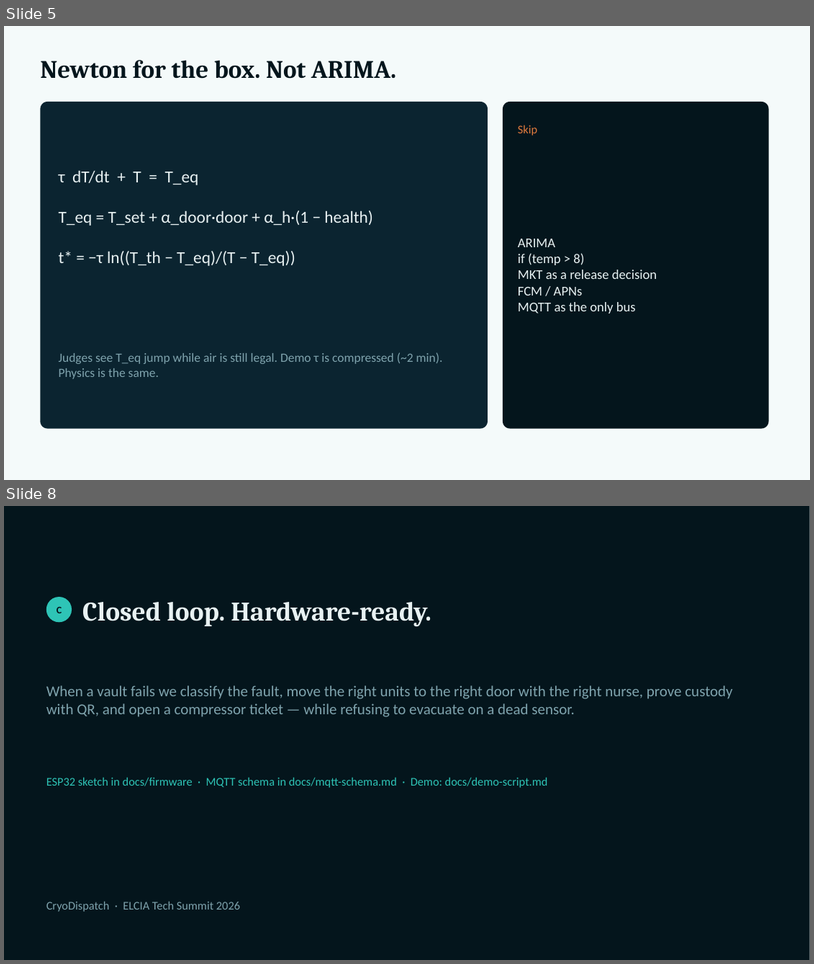
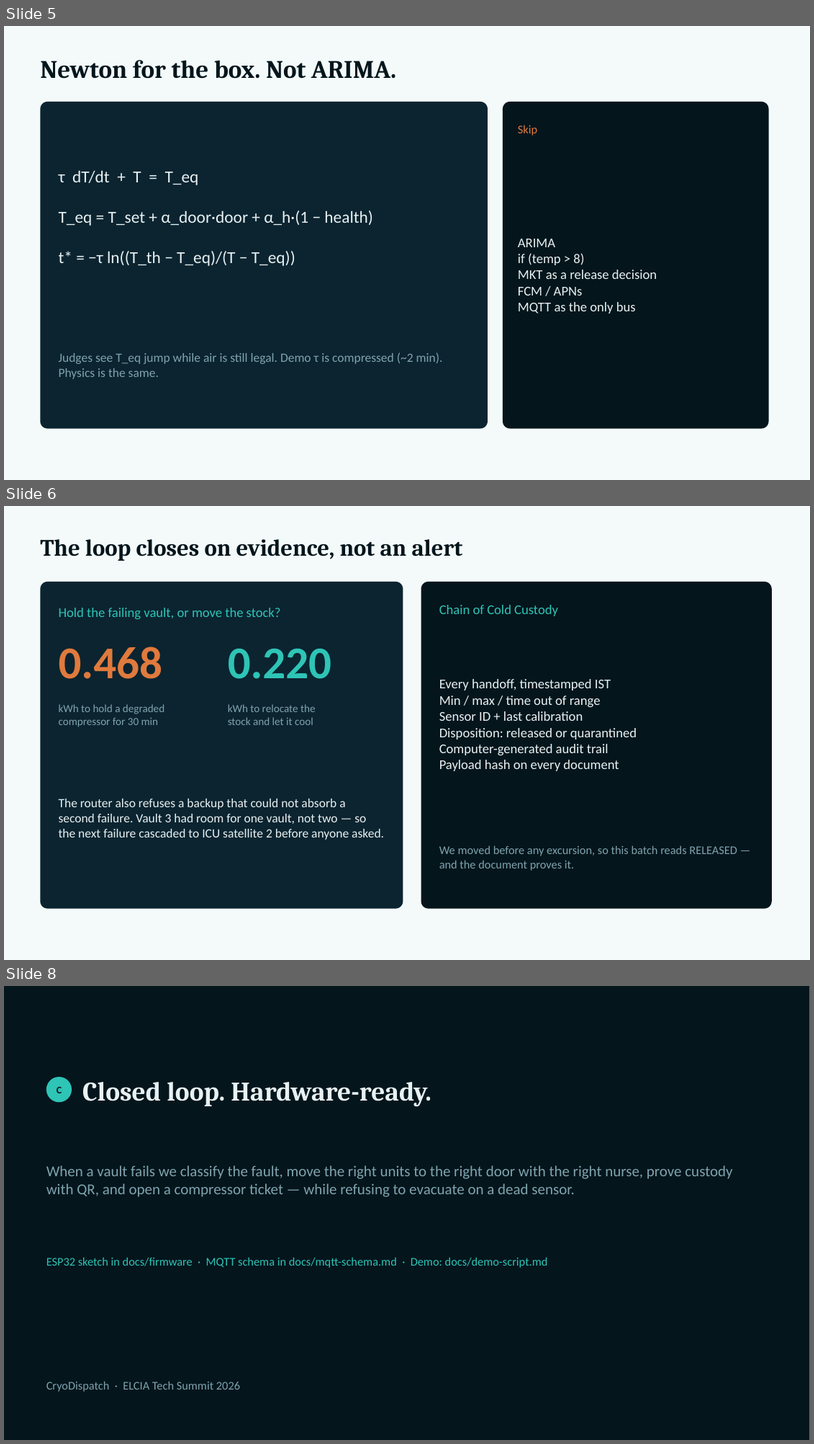
Before and after one commit to hafizsaab72/cryodispatch, a slide deck: docs/pitch/CryoDispatch.pptx. Shown one above the other, each under a label of ours: slides 5 and 8 before the commit, slides 5, 6 and 8 after it; the slides between them are not shown. The pictures are 814x964 and 814x1444 pixels, drawn with LibreOffice and Linux fonts; fonts in the diff are those of the drawing. Boxes give left, top, right and bottom in pixels: in the first picture for what was removed or moved away, otherwise in the second. Text is boxed around its words. In the diff, an @@ line names an element or a change of style, - is before the commit and + after.

```diff
--- a/docs/pitch/CryoDispatch.pptx
+++ b/docs/pitch/CryoDispatch.pptx
@@ slide 6 added at bbox=[4, 506, 810, 960], background #FFFFFF @@
@@ rectangle added at bbox=[4, 506, 810, 960], fill #F4FAFA @@
@@ text added at bbox=[40, 539, 463, 561], 28 pt, text #04151C, bold @@
+The loop closes on evidence, not an alert
@@ rounded rectangle added at bbox=[40, 582, 404, 908], fill #0B2430 @@
@@ rounded rectangle added at bbox=[422, 582, 772, 908], fill #04151C @@
@@ text added at bbox=[59, 608, 281, 619], 16 pt, text #2EC4B6 @@
+Hold the failing vault, or move the stock?
@@ text added at bbox=[440, 605, 558, 616], 16 pt, text #2EC4B6 @@
+Chain of Cold Custody
@@ text added at bbox=[59, 646, 162, 679], 54 pt, text #E07A3D, bold @@
+0.468
@@ text added at bbox=[228, 648, 332, 679], 54 pt, text #2EC4B6, bold @@
+0.220
@@ text added at bbox=[440, 679, 637, 771], 16 pt, text #E8F1F2 @@
+Every handoff, timestamped IST
+Min / max / time out of range
+Sensor ID + last calibration
+Disposition: released or quarantined
+Computer-generated audit trail
+Payload hash on every document
@@ text added at bbox=[59, 704, 165, 727], 13 pt, text #7FA3AD @@
+kWh to hold a degraded
+compressor for 30 min
@@ text added at bbox=[228, 704, 316, 725], 13 pt, text #7FA3AD @@
+kWh to relocate the
+stock and let it cool
@@ text added at bbox=[59, 798, 384, 839], 15 pt, text #E8F1F2 @@
+The router also refuses a backup that could not absorb a second failure. Vault 3 had room for one vault, not two — so the next failure cascaded to ICU satellite 2 before anyone asked.
@@ text added at bbox=[440, 845, 738, 870], 14 pt, text #7FA3AD @@
+We moved before any excursion, so this batch reads RELEASED — and the document proves it.
```
Also in this commit, not shown: 1 slide changed, 1 slide removed, 54 other files.
